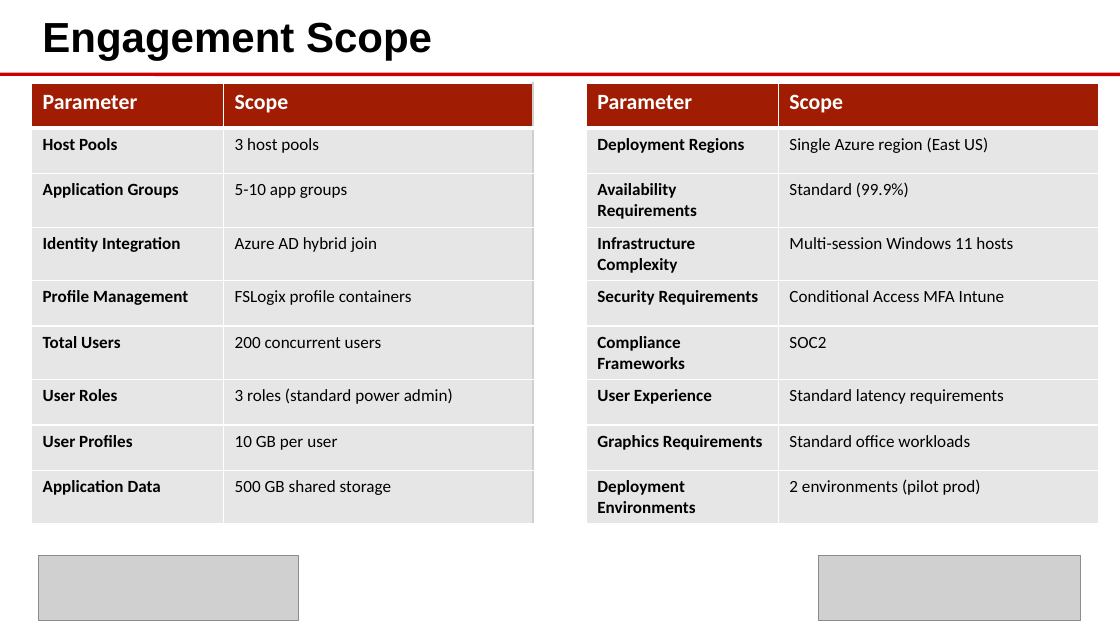
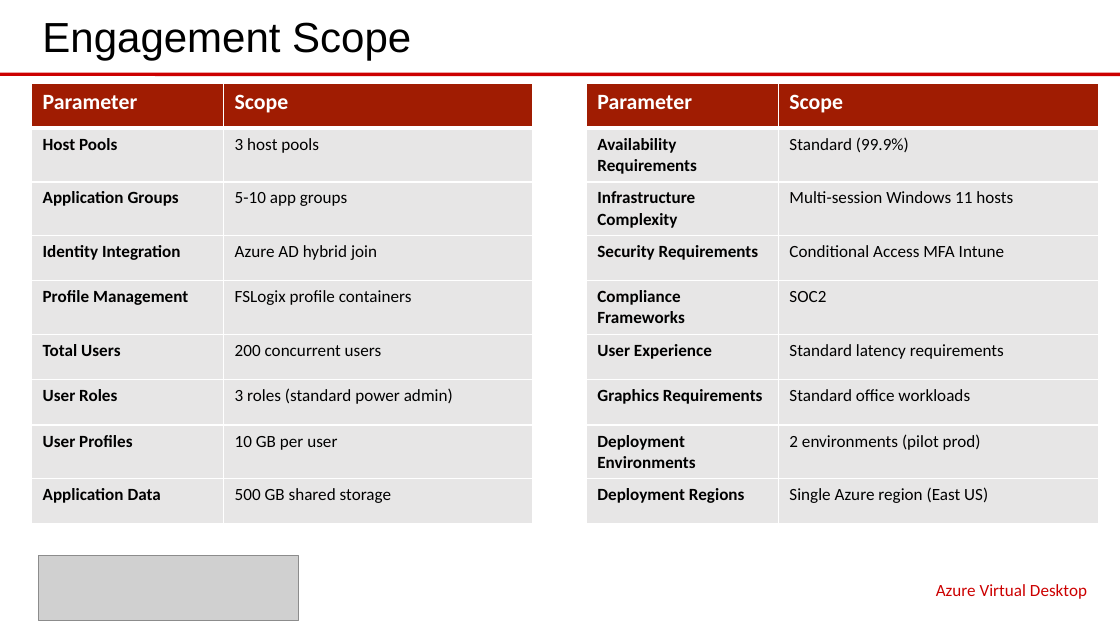
Before and after one commit to eoframework/solutions, a slide deck: slide 3 of solutions/azure/modern-workspace/virtual-desktop/presales/solution-briefing.pptx. Drawn at 1120x630 pixels with LibreOffice and Linux fonts; fonts in the diff are those of the drawing; grey boxes stand for pictures; background and template pictures are left out. Boxes give left, top, right and bottom in pixels: in the first picture for what was removed or moved away, otherwise in the second. Text is boxed around its words. In the diff, an @@ line names an element or a change of style, - is before the commit and + after.

```diff
--- a/solutions/azure/modern-workspace/virtual-desktop/presales/solution-briefing.pptx
+++ b/solutions/azure/modern-workspace/virtual-desktop/presales/solution-briefing.pptx
@@ text "Engagement Scope" at (42, 22, 411, 60): bold off @@
@@ table at (31, 83, 1098, 507) @@
-row 2, column 4: Deployment Regions
+row 2, column 4: Availability Requirements
-row 2, column 5: Single Azure region (East US)
+row 2, column 5: Standard (99.9%)
-row 3, column 4: Availability Requirements
+row 3, column 4: Infrastructure Complexity
-row 3, column 5: Standard (99.9%)
+row 3, column 5: Multi-session Windows 11 hosts
-row 4, column 4: Infrastructure Complexity
+row 4, column 4: Security Requirements
-row 4, column 5: Multi-session Windows 11 hosts
+row 4, column 5: Conditional Access MFA Intune
-row 5, column 4: Security Requirements
+row 5, column 4: Compliance Frameworks
-row 5, column 5: Conditional Access MFA Intune
+row 5, column 5: SOC2
-row 6, column 4: Compliance Frameworks
+row 6, column 4: User Experience
-row 6, column 5: SOC2
+row 6, column 5: Standard latency requirements
-row 7, column 4: User Experience
+row 7, column 4: Graphics Requirements
-row 7, column 5: Standard latency requirements
+row 7, column 5: Standard office workloads
-row 8, column 4: Graphics Requirements
+row 8, column 4: Deployment Environments
-row 8, column 5: Standard office workloads
+row 8, column 5: 2 environments (pilot prod)
-row 9, column 4: Deployment Environments
+row 9, column 4: Deployment Regions
-row 9, column 5: 2 environments (pilot prod)
+row 9, column 5: Single Azure region (East US)
@@ borders changed @@
@@ picture removed at (819, 556, 1081, 620) @@
@@ text added at (936, 584, 1087, 599), 11 pt, text #CC0000 @@
+Azure Virtual Desktop
```
Also in this commit, not shown: 10 other slides changed, 11 other files.
